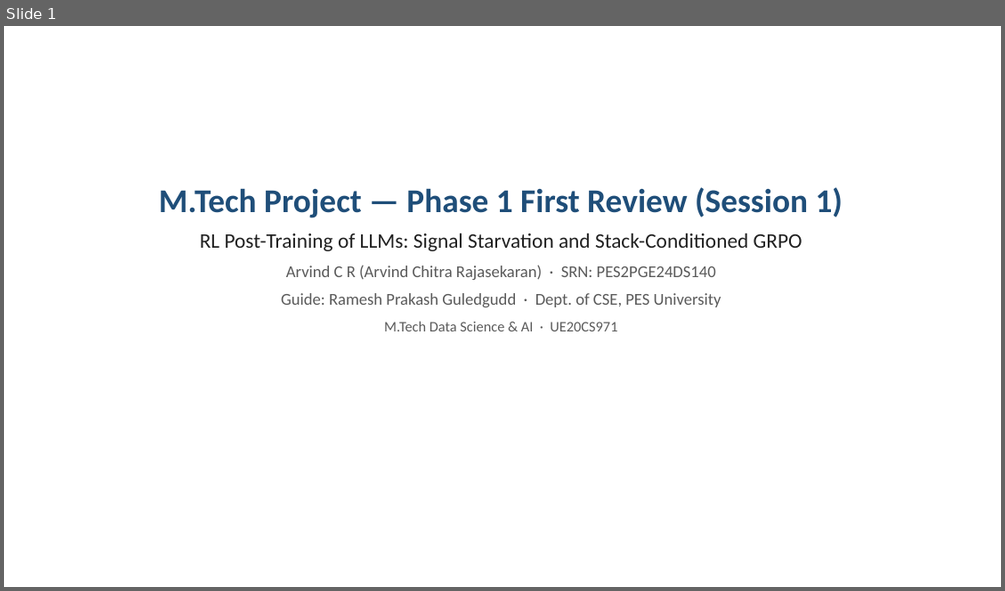
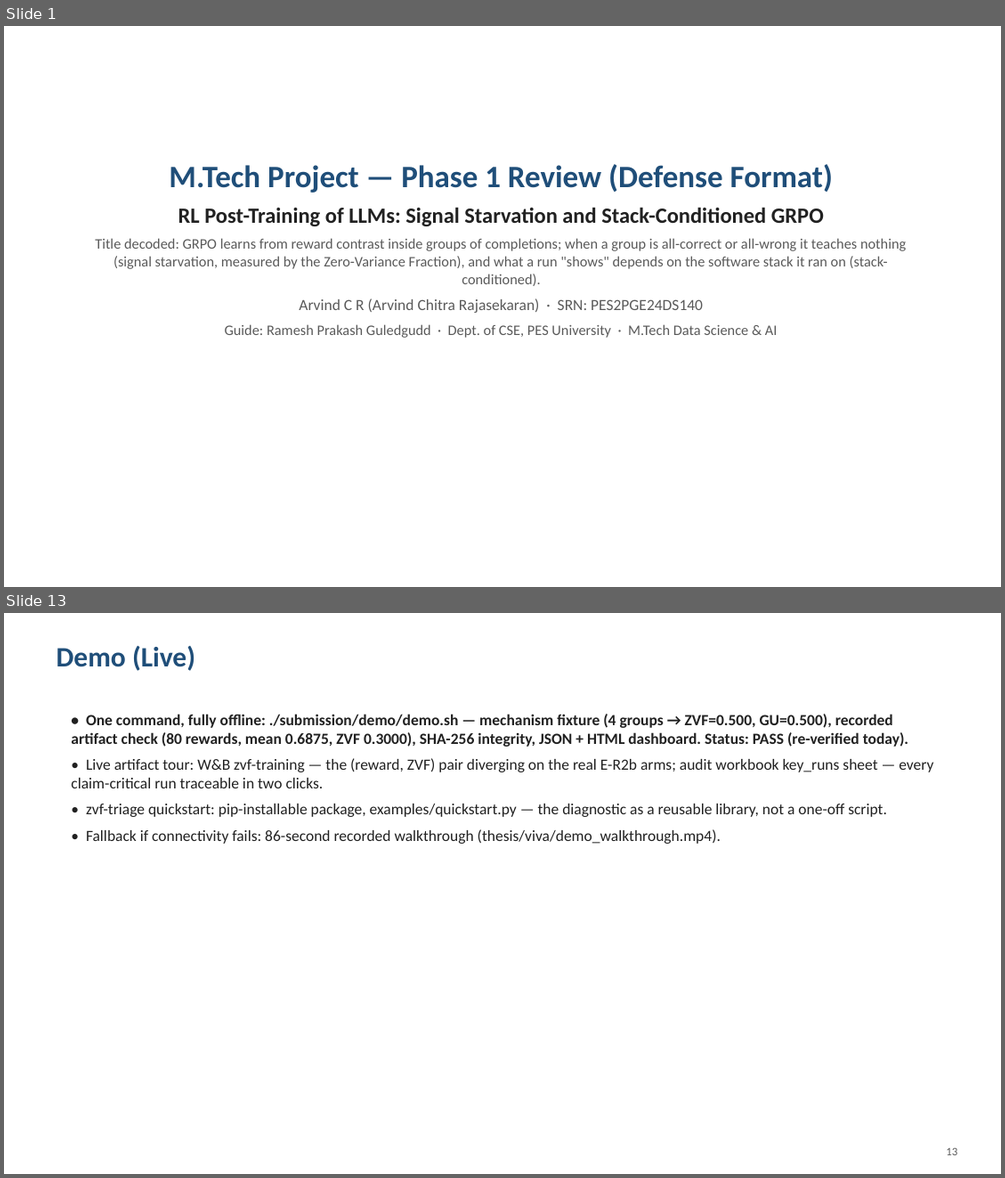
Before and after one commit to arvindcr4/tinker-rl-lab, a slide deck: outputs/PESU_MTech_Phase1_Session1_Review_ArvindCR.pptx. Shown one above the other, each under a label of ours: slide 1 before the commit, slides 1 and 13 after it; the slides between them are not shown. The pictures are 1005x591 and 1005x1178 pixels, drawn with LibreOffice and Linux fonts; fonts in the diff are those of the drawing. Boxes give left, top, right and bottom in pixels: in the first picture for what was removed or moved away, otherwise in the second. Text is boxed around its words. In the diff, an @@ line names an element or a change of style, - is before the commit and + after.

```diff
--- a/outputs/PESU_MTech_Phase1_Session1_Review_ArvindCR.pptx
+++ b/outputs/PESU_MTech_Phase1_Session1_Review_ArvindCR.pptx
@@ slide 13 added at [4,613,1001,1174], background #FFFFFF @@
@@ text added at [57,646,195,671], 27 pt, text #1F4E79, bold @@
+Demo (Live)
@@ text added at [71,714,933,844], 15 pt, text #212121 @@
+• One command, fully offline: ./submission/demo/demo.sh — mechanism fixture (4 groups → ZVF=0.500, GU=0.500), recorded artifact check (80 rewards, mean 0.6875, ZVF 0.3000), SHA-256 integrity, JSON + HTML dashboard. Status: PASS (re-verified today).
+• Live artifact tour: W&B zvf-training — the (reward, ZVF) pair diverging on the real E-R2b arms; audit workbook key_runs sheet — every claim-critical run traceable in two clicks.
+• zvf-triage quickstart: pip-installable package, examples/quickstart.py — the diagnostic as a reusable library, not a one-off script.
+• Fallback if connectivity fails: 86-second recorded walkthrough (thesis/viva/demo_walkthrough.mp4).
@@ text added at [946,1147,957,1155], 11 pt, text #5A5A5A @@
+13
@@ slide 1 changed as well @@
@@ text "M.Tech Project — Phase 1 ...": place and size @@
-text "M.Tech Project — Phase 1 ..." at [159,187,843,331]
+text "M.Tech Project — Phase 1 ..." at [95,164,906,338]
@@ text at [169,164,833,192]: text changed; size 32 to 30 pt @@
-M.Tech Project — Phase 1 First Review (Session 1)
+M.Tech Project — Phase 1 Review (Defense Format)
@@ text at [178,207,824,313]: size 20 to 21 pt, bold on in "RL Post-Training of LLMs: Signal Starvation and ..."; size 16 to 15 pt in "Arvind C R (Arvind Chitra Rajasekaran) · ..."; less space between paragraphs @@
@@ text at [95,238,906,286]: paragraph added @@
+Title decoded: GRPO learns from reward contrast inside groups of completions; when a group is all-correct or all-wrong it teaches nothing (signal starvation, measured by the Zero-Variance Fraction), and what a run "shows" depends on the software stack it ran on (stack-conditioned).
@@ text at [225,324,777,338]: text changed; size 16 to 14 pt @@
-Guide: Ramesh Prakash Guledgudd · Dept. of CSE, PES University
-M.Tech Data Science & AI · UE20CS971
+Guide: Ramesh Prakash Guledgudd · Dept. of CSE, PES University · M.Tech Data Science & AI
```
Also in this commit, not shown: 2 other slides changed, 11 other slides added, 10 slides removed, 1 other file.
